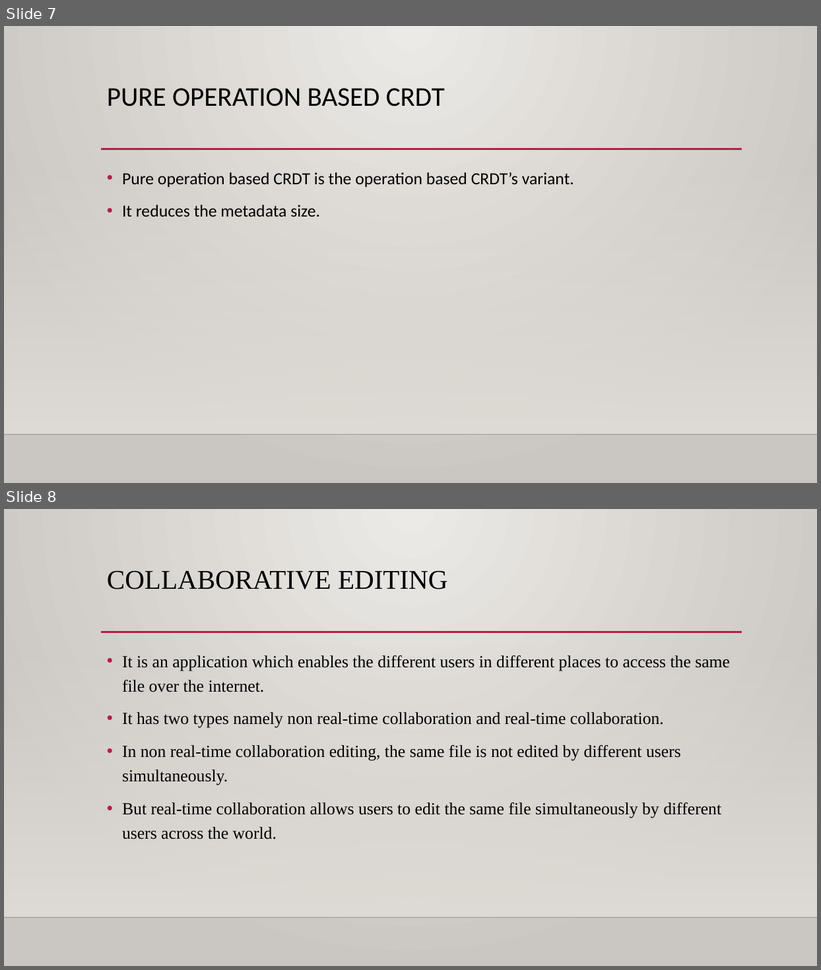
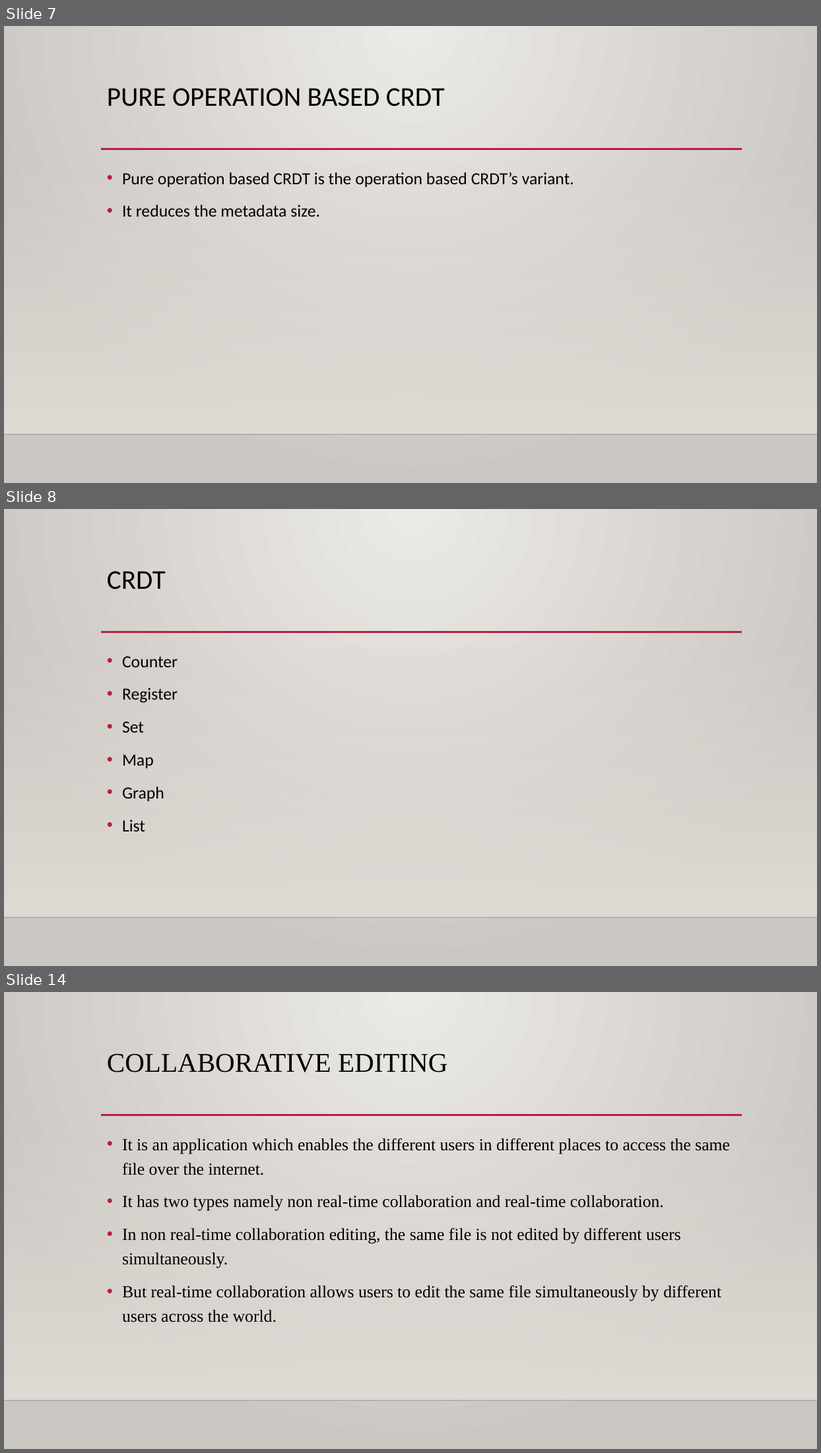
Before and after one commit to azhagumathi/task, a slide deck: crdt.pptx. Shown one above the other, each under a label of ours: slides 7 and 8 before the commit, slides 7, 8 and 14 after it; the slides between them are not shown. The pictures are 821x970 and 821x1453 pixels, drawn with LibreOffice and Linux fonts; fonts in the diff are those of the drawing; background and template pictures are left out. Boxes give left, top, right and bottom in pixels: in the first picture for what was removed or moved away, otherwise in the second. Text is boxed around its words. In the diff, an @@ line names an element or a change of style, - is before the commit and + after.

```diff
--- a/crdt.pptx
+++ b/crdt.pptx
@@ slide 8 added at [4,509,817,966], background gradient #ECEAE7 to #CAC7C1; not listed: 3 template elements that a slide beside it also shows @@
@@ title added at [107,571,166,590], 32 pt, text #000000 @@
+CRDT
@@ text added at [122,656,178,832], 20 pt, text #000000 @@
+• Counter
+• Register
+• Set
+• Map
+• Graph
+• List
@@ what was slide 8 is now slide 14 @@
```
Also in this commit, not shown: 8 slides changed, 8 other slides added, 3 slides removed.
